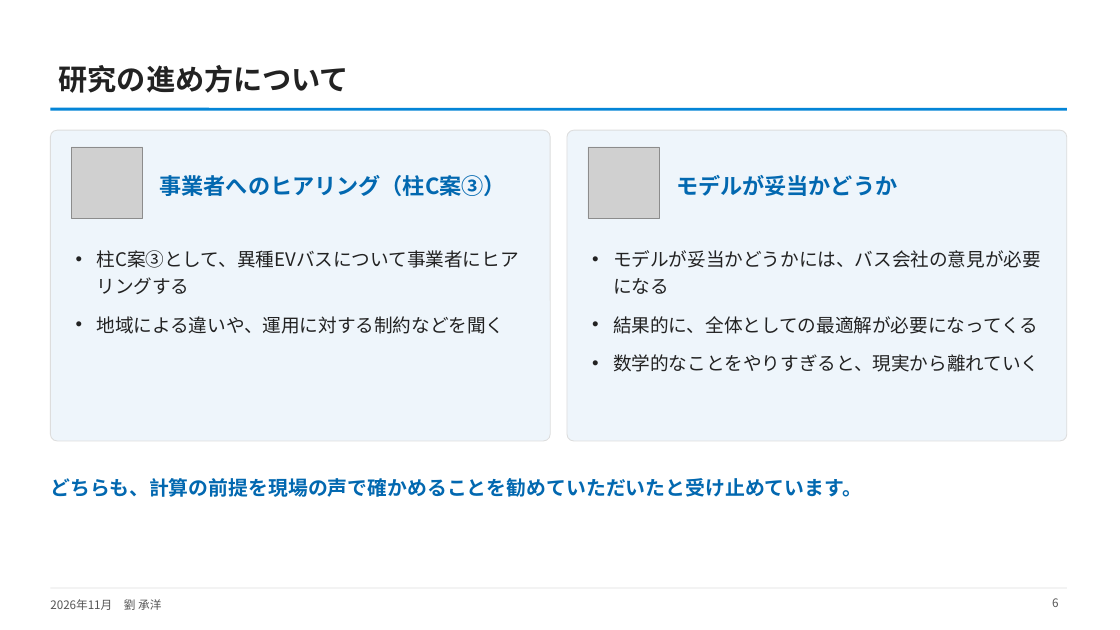
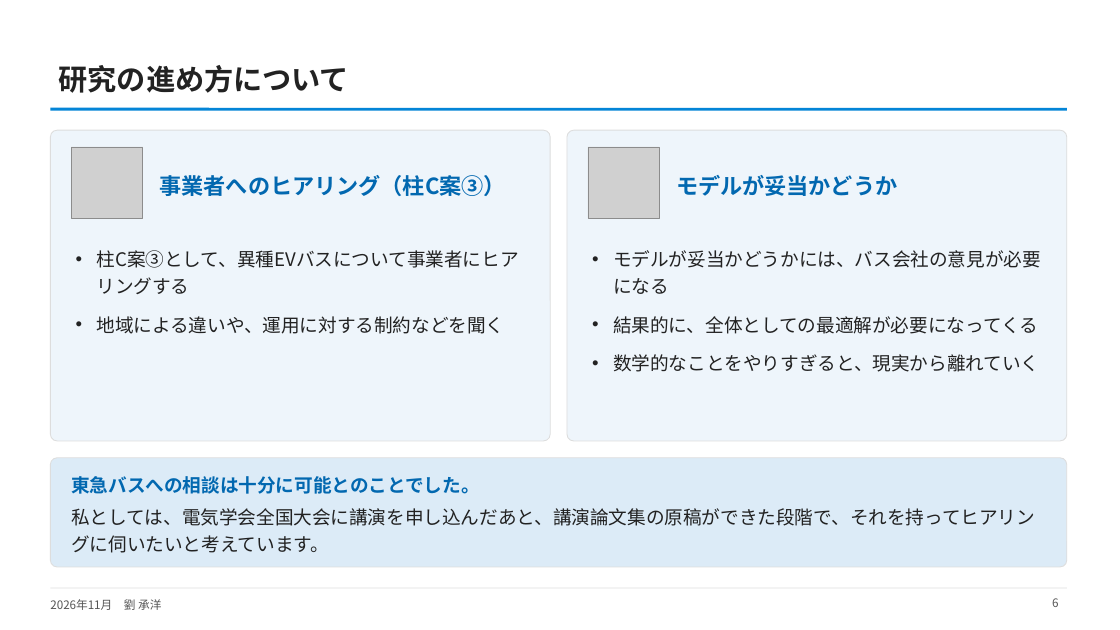
Before and after one commit to CYLIU2003/master-course, a slide deck: slide 6 of outcome/2026-11-17_nishiyama_feedback_report/西山先生とのご相談の報告_占部先生・中島先生.pptx. Drawn at 1120x630 pixels with LibreOffice and Linux fonts; fonts in the diff are those of the drawing; grey boxes stand for pictures. Boxes give left, top, right and bottom in pixels: in the first picture for what was removed or moved away, otherwise in the second. Text is boxed around its words. In the diff, an @@ line names an element or a change of style, - is before the commit and + after.

```diff
--- a/outcome/2026-11-17_nishiyama_feedback_report/西山先生とのご相談の報告_占部先生・中島先生.pptx
+++ b/outcome/2026-11-17_nishiyama_feedback_report/西山先生とのご相談の報告_占部先生・中島先生.pptx
@@ text removed at bbox=[50, 478, 862, 497] @@
-どちらも、計算の前提を現場の声で確かめることを勧めていただいたと受け止めています。
@@ rounded rectangle added at bbox=[50, 458, 1067, 567], fill #DCEBF7, outline #DDDDDD 0.75 pt @@
@@ text added at bbox=[71, 476, 1035, 553], 16 pt, text #222222 @@
+東急バスへの相談は十分に可能とのことでした。
+私としては、電気学会全国大会に講演を申し込んだあと、講演論文集の原稿ができた段階で、それを持ってヒアリングに伺いたいと考えています。
```
Also in this commit, not shown: 3 other slides changed, 1 other file.
